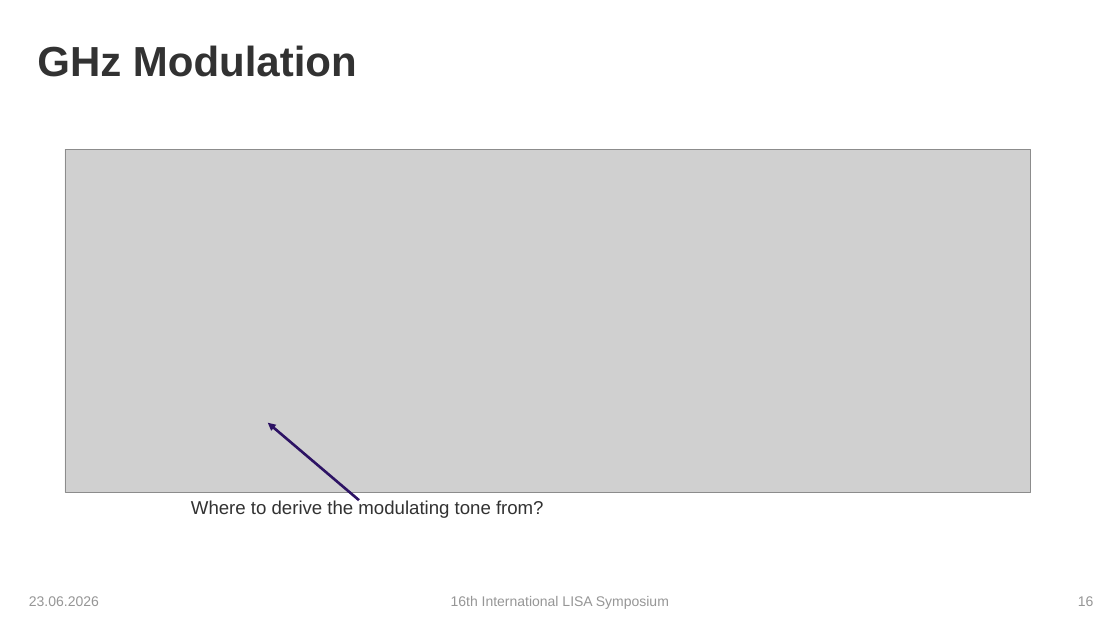
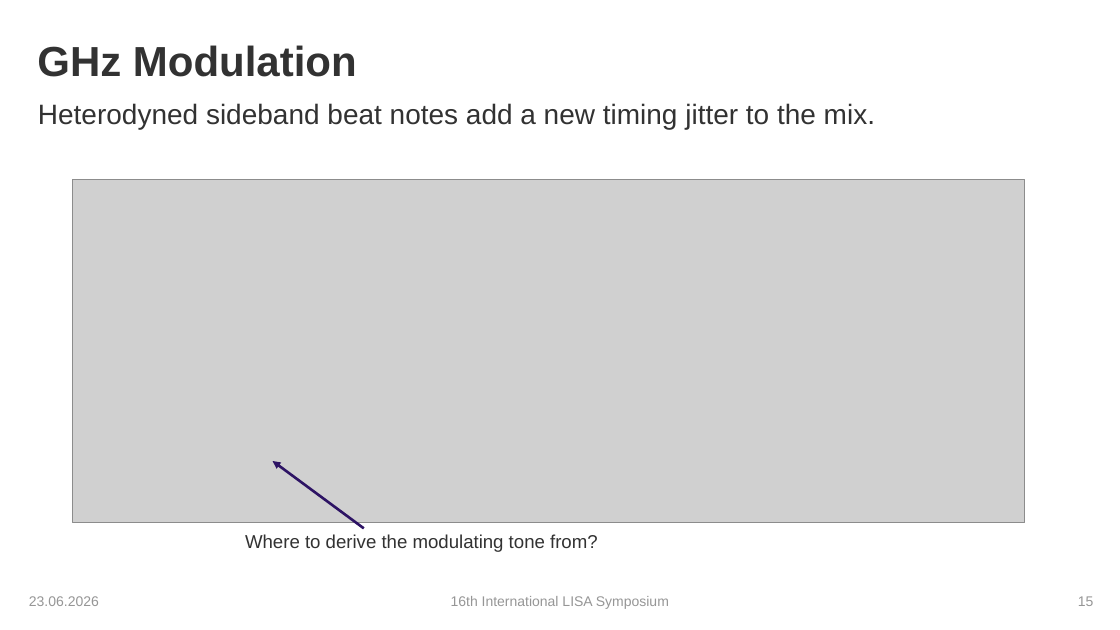
Before and after one commit to karinkruuse/Esitlused, a slide deck: slide 15 of Kruuse_Symposium_2026 - Copy.pptx (slide 16 before the commit). Drawn at 1120x630 pixels with LibreOffice and Linux fonts; fonts in the diff are those of the drawing; grey boxes stand for pictures; background and template pictures are left out. Boxes give left, top, right and bottom in pixels: in the first picture for what was removed or moved away, otherwise in the second. Text is boxed around its words. In the diff, an @@ line names an element or a change of style, - is before the commit and + after.

```diff
--- a/Kruuse_Symposium_2026 - Copy.pptx
+++ b/Kruuse_Symposium_2026 - Copy.pptx
@@ text added at (x1=38, y1=103, x2=875, y2=129), 24 pt, text #323232 @@
+Heterodyned sideband beat notes add a new timing jitter to the mix.
@@ picture resized from (x1=65, y1=149, x2=1031, y2=492) to (x1=72, y1=180, x2=1025, y2=523) @@
@@ arrow moved from (359, 500) - (268, 423) to (364, 528) - (273, 461) @@
@@ text "Where to derive the modulating ..." moved from (x1=191, y1=500, x2=544, y2=518) to (x1=245, y1=534, x2=598, y2=552) @@
```
Also in this commit, not shown: 9 other slides changed.
